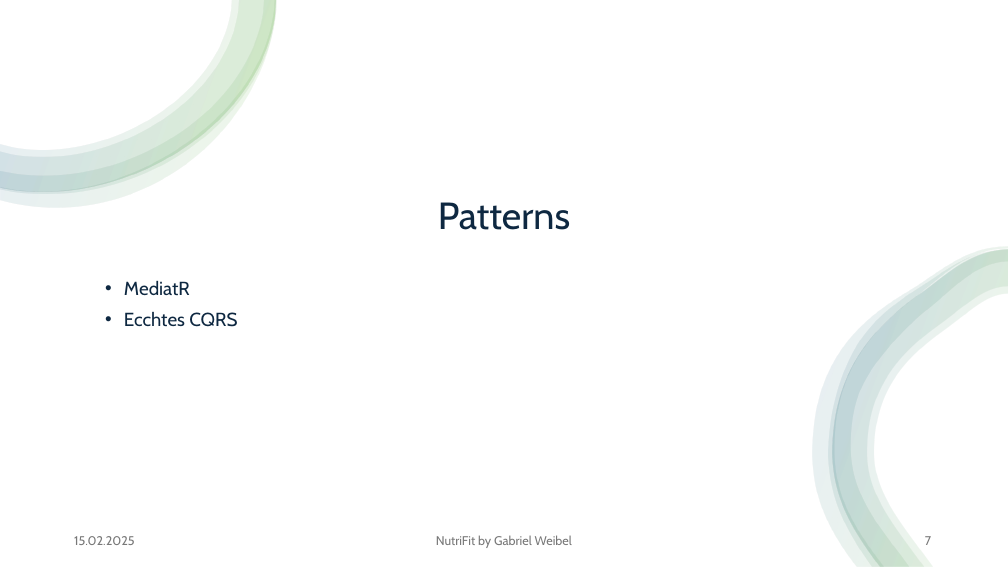
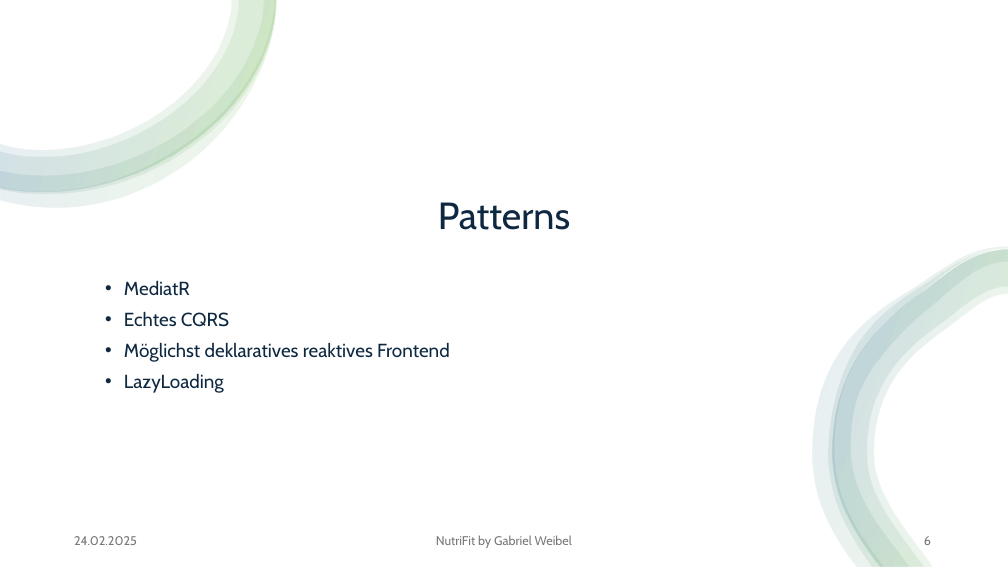
Before and after one commit to gaweCodes/NutriFit, a slide deck: slide 6 of docs/Vorstellung_NutriFit.pptx (slide 7 before the commit). Drawn at 1008x567 pixels with LibreOffice and Linux fonts; fonts in the diff are those of the drawing. Boxes give left, top, right and bottom in pixels: in the first picture for what was removed or moved away, otherwise in the second. Text is boxed around its words. In the diff, an @@ line names an element or a change of style, - is before the commit and + after.

```diff
--- a/docs/Vorstellung_NutriFit.pptx
+++ b/docs/Vorstellung_NutriFit.pptx
@@ text at bbox=[124, 311, 450, 393]: text changed @@
-• Ecchtes CQRS
+• Echtes CQRS
+• Möglichst deklaratives reaktives Frontend
+• LazyLoading
@@ text at bbox=[74, 536, 137, 545]: text changed @@
-15.02.2025
+24.02.2025
@@ page number at bbox=[924, 536, 931, 545]: text changed @@
-7
+6
```
Also in this commit, not shown: 7 other slides changed, 1 slide removed, 1 other file.
